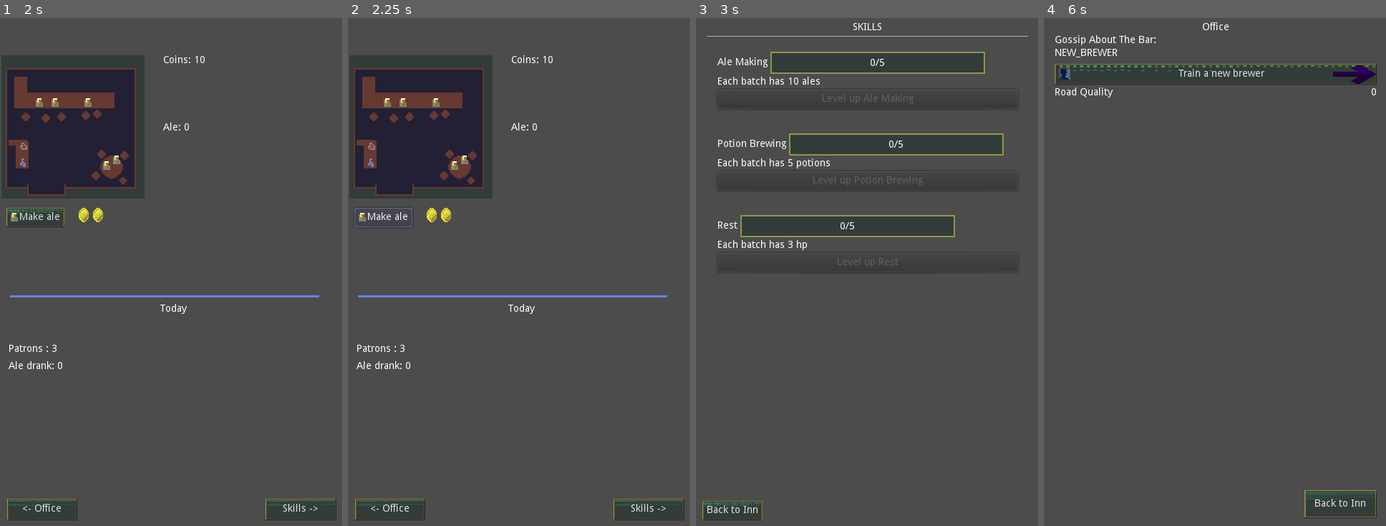
Above: before the commit, frames 1-4 (left to right).
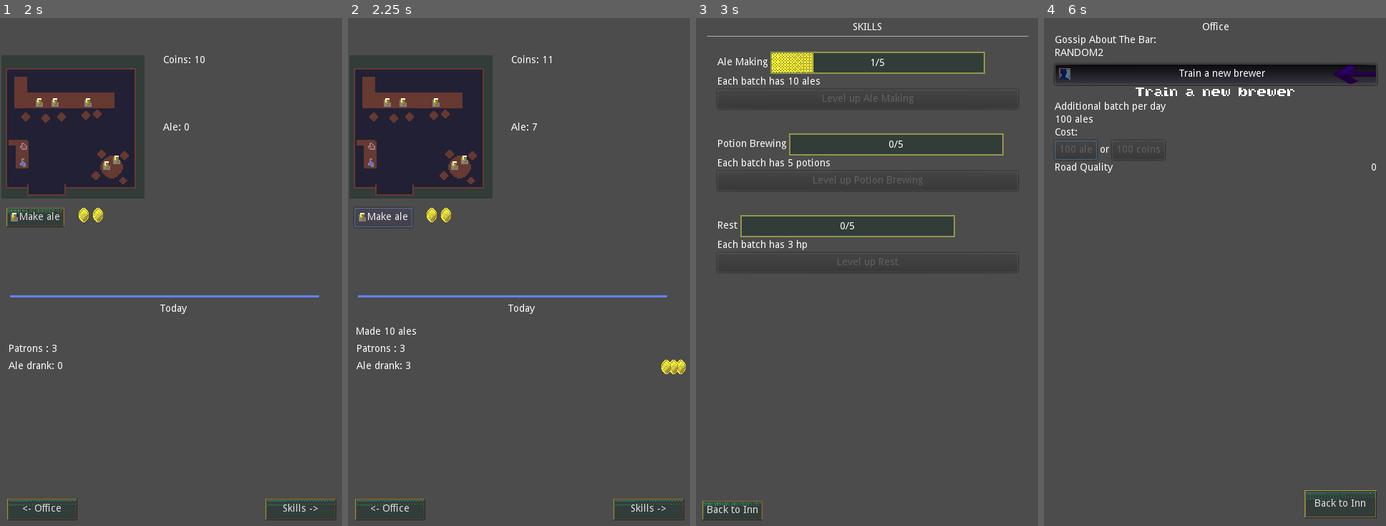
Above: after the commit, the same moments.

Repository: RoxT/InnKeeperUnlimited
Game: Godot game, scene res://Inn.tscn
Same seed, same stepped clock (60 frames per second), same inputs: the game is played once before the commit and once after it.
Inputs (mouse positions are in pixels of both pictures, inside the frame that each line leads up to):
- Up to frame 1 (2 s): click (64, 129) at 0.5 s; click "Next" at 1.25 s
- Up to frame 2 (2.25 s): click "Make ale" at 2 s
- Up to frame 3 (3 s): click "Skills ->" at 2.75 s
- Up to frame 4 (6 s): click "Back to Inn" at 3.5 s; click "<- Office" at 4.25 s; click "Train a new brewer" at 5 s; click (1074, 150) at 5.75 s, where only the run before the commit has a clickable "100 ale"

Frame 1 is identical in both runs. In frame 2, 0.3% of the frame differs, in the area x 2-99%, y 7-71%; in frame 3, 0.5%; in frame 4, 3.8%, in the area x 2-98%, y 6-31%.
Error before the commit: Invalid type in built-in function 'push_error'. Cannot convert argument 1 from int to String. (res://scripts/SceneController.gd:26)

Commit message:
save_game used by inn and office

Diff:
--- a/project/office/action_dialog.gd
+++ b/project/office/action_dialog.gd
@@ -1,23 +1,31 @@
 extends VBoxContainer
+
+export var save_game_override:Resource
+var game:SaveGame
 
 onready var dialog := $Dialog_VBox
 onready var arrow := $OfficeAction/Arrow
 onready var go_button := $OfficeAction
+onready var ale100 := $Dialog_VBox/Options/Ale100Btn
+onready var coin100 := $Dialog_VBox/Options/Coin100Btn
 
+signal buy_action (cost_amount, cost_type, action_type)
 
 # Called when the node enters the scene tree for the first time.
 func _ready() -> void:
+	if not game: game = save_game_override if save_game_override else SaveGame.new_game()
 	_button_toggled(false)
-	$Dialog_VBox/Options/Ale100Btn.connect("pressed", self, "_on_Ale100Btn_pressed")
-	$Dialog_VBox/Options/Coin100Btn.connect("pressed", self, "_on_Coin100Btn_pressed")
-
-signal buy_action (cost_amount, cost_type, action_type)
+	ale100.connect("pressed", self, "_on_Ale100Btn_pressed")
+	coin100.connect("pressed", self, "_on_Coin100Btn_pressed")
 
 func _button_toggled(button_pressed:bool):
 	if button_pressed:
 		dialog.show()
 		arrow.flip_h = true
 		go_button.pressed = true
+		ale100.disabled = game.ale < 100
+		coin100.disabled = game.coins < 100
+
 	else:
 		dialog.hide()
 		arrow.flip_h = false
@@ -25,11 +33,13 @@
 
 func _on_Ale100Btn_pressed() -> void:
 	emit_signal("buy_action", 100, S.things.ALE, S.actions.BREWER)
+	game.ale -= 100
 	_button_toggled(false)
 
 
 func _on_Coin100Btn_pressed() -> void:
 	emit_signal("buy_action", 100, S.things.COINS, S.actions.BREWER)
+	game.coins -= 100
 	_button_toggled(false)
 
 
--- a/project/office/trainee_action.tscn
+++ b/project/office/trainee_action.tscn
@@ -1,14 +1,26 @@
-[gd_scene load_steps=5 format=2]
+[gd_scene load_steps=7 format=2]
 
 [ext_resource path="res://textures/arrow.png" type="Texture" id=1]
 [ext_resource path="res://textures/icon-trainee.png" type="Texture" id=2]
 [ext_resource path="res://resources/tinierBold.tres" type="DynamicFont" id=3]
 [ext_resource path="res://office/action_dialog.gd" type="Script" id=4]
+[ext_resource path="res://scripts/SaveGameR.gd" type="Script" id=5]
+
+[sub_resource type="Resource" id=1]
+script = ExtResource( 5 )
+coins = 400
+ale = 400
+slimes = 0
+potions = 0
+hp = 0
+patrons = 3
+turns = 0
 
 [node name="VBoxContainer" type="VBoxContainer"]
 margin_right = 40.0
 margin_bottom = 40.0
 script = ExtResource( 4 )
+save_game_override = SubResource( 1 )
 
 [node name="OfficeAction" type="Button" parent="."]
 margin_right = 224.0
--- a/project/project.godot
+++ b/project/project.godot
@@ -10,6 +10,11 @@
 
 _global_script_classes=[ {
 "base": "Resource",
+"class": "SaveGame",
+"language": "GDScript",
+"path": "res://scripts/SaveGameR.gd"
+}, {
+"base": "Resource",
 "class": "Skill",
 "language": "GDScript",
 "path": "res://skills/RSkill.gd"
@@ -20,6 +25,7 @@
 "path": "res://skills/RSkillSet.gd"
 } ]
 _global_script_class_icons={
+"SaveGame": "",
 "Skill": "",
 "SkillSet": ""
 }
--- /dev/null
+++ b/project/resources/new_game.tres
@@ -0,0 +1,13 @@
+[gd_resource type="Resource" load_steps=2 format=2]
+
+[ext_resource path="res://scripts/SaveGameR.gd" type="Script" id=1]
+
+[resource]
+script = ExtResource( 1 )
+coins = 10
+ale = 0
+slimes = 0
+potions = 0
+hp = 0
+patrons = 3
+turns = 0
--- /dev/null
+++ b/project/scripts/SaveGameR.gd
@@ -0,0 +1,25 @@
+class_name SaveGame
+extends Resource
+
+const PATH := "user://save1.tres"
+
+# Called when the node enters the scene tree for the first time.
+func _ready() -> void:
+	pass # Replace with function body.
+
+export var coins:int = 10
+export var ale := 0
+export var slimes := 0
+export var potions = 0
+export var hp := 0
+export var patrons := 3
+export var turns := 0 setget set_turns
+
+static func new_game():
+	return load("res://resources/new_game.tres").duplicate()
+
+func set_turns(value:int):
+	turns = value
+	var err := ResourceSaver.save(PATH, self)
+	if err != OK:
+		push_error("Error saving to : " + PATH + " error code: " +str(err))
--- a/project/scripts/SceneController.gd
+++ b/project/scripts/SceneController.gd
@@ -8,13 +8,15 @@
 var active_scene:Node
 var event_queue := [S.events.OPENING]
 
+var save_game:SaveGame
+
 # Called when the node enters the scene tree for the first time.
 func _ready() -> void:
+	new_game()
 	var errs = []
 	errs.append(dialog.connect("dialog_finished", self, "_on_dialog_finished"))
 	errs.append(skills.connect("back_to_inn", self, "_on_back_to_inn"))
 	errs.append(office.connect("back_to_inn", self, "_on_back_to_inn"))
-	errs.append(office.connect("buy_action", self, "_on_buy_action"))
 	errs.append(inn.connect("made_ale", self, "_on_made_ale"))
 	errs.append(inn.connect("made_potions", self, "_on_made_potions"))
 	errs.append(inn.connect("rested", self, "_on_rested"))
@@ -22,9 +24,14 @@
 	errs.append(inn.connect("no_ale", self, "on_no_ale"))
 	errs.append(inn.connect("event_happened", self, "_on_event_happened"))
 	for err in errs:
-		if not OK:
-			push_error(err)
+		if err != OK:
+			push_error(str(err))
 	inn.batch = skills.get_batch_sizes()
+	inn.game = save_game
+	office.game = save_game
+
+func new_game():
+ save_game = SaveGame.new_game()
 
 func _on_back_to_inn():
 	remove_child(active_scene)
@@ -74,16 +81,9 @@
 	S.update_visible(key)
 	add_child(inn)
 
-func _on_buy_action(cost_amount, cost_type, action_type):
-	S.staff[action_type] += 1
-	if cost_type == S.things.COINS:
-		inn.coins -= cost_amount
-	elif cost_type == S.things.ALE:
-		inn.ale -= cost_amount
-
 func _on_DialogBtn_pressed() -> void:
 	if event_queue[0] == S.events.REST:
-		inn.hp = 0
+		save_game.hp = 0
 		inn.get_node("buttons/ale").disabled = true
 	if event_queue.size() == 1:
 		inn.get_node("DialogBtn").visible = false
--- a/project/scripts/scenes/Inn.gd
+++ b/project/scripts/scenes/Inn.gd
@@ -1,15 +1,8 @@
 extends Node2D
 
-var coins:int = 10
-var ale := 0
-var slimes := 0
-var potions = 0
-var hp := 0
-
-var patrons := 3
-var turns := 0
 
 var batch:S.Batch
+var game:SaveGame
 
 var rng = RandomNumberGenerator.new()
 var coin:Texture = load("res://textures/coin.png")
@@ -52,7 +45,7 @@
 #	pass
 
 func pass_time():
-	turns += 1
+	game.turns += 1
 	var ale_drank = 0
 	var potions_bought = 0
 	var slimes_brought = 0
@@ -65,77 +58,78 @@
 		if S.ale_penalty > 0:
 			direction -= 1
 		else:
-			if patrons <= S.road_quality:
+			if game.patrons <= S.road_quality:
 				direction += 1
 		patrons_delta = round (rng.randfn(direction, 3))
-		patrons = max(patrons + patrons_delta, 0)
-		$today/Patrons.text = "Patrons: " + str(patrons)
+		game.patrons = max(game.patrons + game.patrons_delta, 0)
+		$today/Patrons.text = "Patrons: " + str(game.patrons)
 
 	if S.has_ale:
 		#Random int of ale drank most likely the number of patrons, min 0
 		var ale_desired := 0
-		if patrons == 0:
+		var current_ale := game.ale
+		if game.patrons == 0:
 			ale_drank = 0
 		else:
-			ale_desired = round (rng.randfn(patrons, 3))
-			if ale_desired > ale: emit_signal("no_ale")
-			ale_drank = clamp(ale_desired, 0, ale)
-		ale -= ale_drank
-		coins += ale_drank
+			ale_desired = round (rng.randfn(game.patrons, 3))
+			if ale_desired > current_ale: emit_signal("no_ale")
+			ale_drank = clamp(ale_desired, 0, current_ale)
+		game.ale -= ale_drank
+		game.coins += ale_drank
 		$today/Ale.text = "Ale drank: " + str(ale_drank)
 		adjust_children(ale_drank, $today/Ale/Pos, coin)
 		total_ale += ale_drank
 
-		if !S.has_rest && ale > 30:
+		if !S.has_rest && game.ale > 30:
 			$DialogBtn.visible = true
 			emit_signal("event_happened", S.events.REST)
-		elif !S.has_slimes && ale > 70:
+		elif !S.has_slimes && game.ale > 70:
 			$DialogBtn.visible = true
 			emit_signal("event_happened", S.events.REWARDS)
 
 	if S.has_potions:
 		#Random int of potions bought most likely 1/4 number of patrons, min 0
-		potions_bought = clamp(round (rng.randfn(round(patrons/4.0), 3)), 0, potions)
-		potions -= potions_bought
-		coins += potions_bought
+		potions_bought = clamp(round (rng.randfn(round(game.patrons/4.0), 3)), 0, game.potions)
+		game.potions -= potions_bought
+		game.coins += potions_bought
 		$today/Potions.text = "Potions bought: " + str(potions_bought)
 		adjust_children(potions_bought, $today/Potions/Pos, coin)
 		total_potions += potions_bought
-		$stock/potions.text = "Potions: " + str(potions)
-		if potions > 30:
+		$stock/potions.text = "Potions: " + str(game.potions)
+		if game.potions > 30:
 			$DialogBtn.visible = true
 			emit_signal("event_happened", S.events.END)
 
 	if S.has_slimes:
 		#Random int of slimes returned most likely a quarter of the number of patrons, min 0
-		slimes_brought = clamp(round (rng.randfn(round(patrons/4.0), 3)), 0, coins/2)
-		coins -= slimes_brought*2
-		slimes += slimes_brought
+		slimes_brought = clamp(round (rng.randfn(round(game.patrons/4.0), 3)), 0, game.coins/2)
+		game.coins -= slimes_brought*2
+		game.slimes += slimes_brought
 		$today/Slimes.text = "Slimes returned: " + str(slimes_brought)
 		adjust_children(slimes_brought*2, $today/Slimes/Pos_Coins, coin_minus)
 		adjust_children(slimes_brought, $today/Slimes/Pos_Slimes, slime)
 		total_slimes += slimes_brought
 		S.road_quality = min(S.road_quality + slimes_brought, 25)
-		$stock/slimes.text = "Slimes: " + str(slimes)
-		if !S.has_potions && slimes > 70 && patrons >= 30:
+		$stock/slimes.text = "Slimes: " + str(game.slimes)
+		if !S.has_potions && game.slimes > 70 && game.patrons >= 30:
 			$DialogBtn.visible = true
 			emit_signal("event_happened", S.events.POTIONS)
 
 	if S.has_rest:
-		hp -= 1
-		$stock/hp.text = "HP: " + str(hp)
+		game.hp -= 1
+		$stock/hp.text = "HP: " + str(game.hp)
 
 	update_stock()
 
-	print("average ale: " + str(round(total_ale/turns)) + " potions: " + str(round(total_potions/turns)) + " slimes: " + str(round(total_slimes/turns)) + " patrons_delta: " + str(patrons_delta) + " popularity: " + str(direction))
+	print("average ale: " + str(round(total_ale/game.turns)) + " potions: " + str(round(total_potions/game.turns)) + " slimes: " + str(round(total_slimes/game.turns)) + " patrons_delta: " + str(patrons_delta) + " popularity: " + str(direction))
 
 	emit_signal("time_passed")
 
 func update_stock():
-	$buttons/ale.disabled = coins < 2 || (S.has_rest && hp <= 0)
-	$buttons/potion.disabled = coins < 2 || slimes <= 1 || hp <= 0
-	$stock/coins.text = "Coins: " + str(coins)
-	$stock/ale.text = "Ale: " + str(ale)
+	$buttons/ale.disabled = game.coins < 2 || (S.has_rest && game.hp <= 0)
+	$buttons/potion.disabled = game.coins < 2 || game.slimes <= 1 || game.hp <= 0
+	$stock/coins.text = "Coins: " + str(game.coins)
+	$stock/ale.text = "Ale: " + str(game.ale)
 
 func adjust_children(amt:int, node: Position2D, tex:Texture):
 	var current := node.get_child_count()
@@ -154,27 +148,27 @@
 	$buttons/SkillsBtn/ColorRect.visible = b
 
 func _on_ale_pressed():
-	coins -= 2
-	ale += batch.ale
+	game.coins -= 2
+	game.ale += batch.ale
 	emit_signal("made_ale")
 	made_today.text = "Made " + str(batch.ale) + " ales"
 	pass_time()
 
 func _on_potion_pressed():
 	var desired_potions := batch.potion
-	desired_potions = min(batch.potion, slimes)
-	coins -= 2
-	slimes -= desired_potions
-	potions += desired_potions
+	desired_potions = min(batch.potion, game.slimes)
+	game.coins -= 2
+	game.slimes -= desired_potions
+	game.potions += desired_potions
 	made_today.text = "Made %s potions" % desired_potions
 	emit_signal("made_potions")
 	pass_time()
 
 func _on_rest_pressed():
-	if hp >= batch.rest:
-		hp = batch.rest + 2
+	if game.hp >= batch.rest:
+		game.hp = batch.rest + 2
 	else:
-		hp = batch.rest + 1
+		game.hp = batch.rest + 1
 	made_today.text = "Rested"
 	emit_signal("rested")
 	pass_time()
--- a/project/scripts/scenes/Office.gd
+++ b/project/scripts/scenes/Office.gd
@@ -1,9 +1,13 @@
 extends Node2D
+
+var game:SaveGame
 
 onready var road_score := $MarginContainer/HBox/HBox/RoadScore
 onready var no_ale_label := $MarginContainer/HBox/BuffsList/NoAleLabel
 onready var list := $MarginContainer/HBox
 onready var gossip_label := $MarginContainer/HBox/BarGossip
+
+onready var hire_action := $MarginContainer/HBox/OfficeAction
 
 const NO_ALE := "Ale was out recently. Days left in Penalty: "
 
@@ -12,13 +16,14 @@
 var gossips := {}
 
 signal back_to_inn
-signal buy_action (cost_amount, cost_type, action_type)
 
 # Called when the node enters the scene tree for the first time.
 func _ready() -> void:
+	assert(game)
 	init()
 	loaded = true
-	$MarginContainer/HBox/OfficeAction.connect("buy_action", self, "_on_buy_action")
+	hire_action.connect("buy_action", self, "_on_buy_action")
+	hire_action.game = game
 
 func _enter_tree() -> void:
 	if loaded: init()
@@ -33,7 +38,6 @@
 	update_gossip_labels()
 
 func _on_buy_action(cost_amount, cost_type, action_type):
-	emit_signal("buy_action", cost_amount, cost_type, action_type)
 	if action_type == S.actions.BREWER:
 		update_gossip("NEW_BREWER")
 
@@ -42,7 +46,6 @@
 		gossips[key] -= 1
 		if gossips[key] <= 0:
 			gossips.erase(key)
-	update_gossip_labels()
 
 func update_gossip(key:String, days_left:=3, add:=true):
 	if add:
